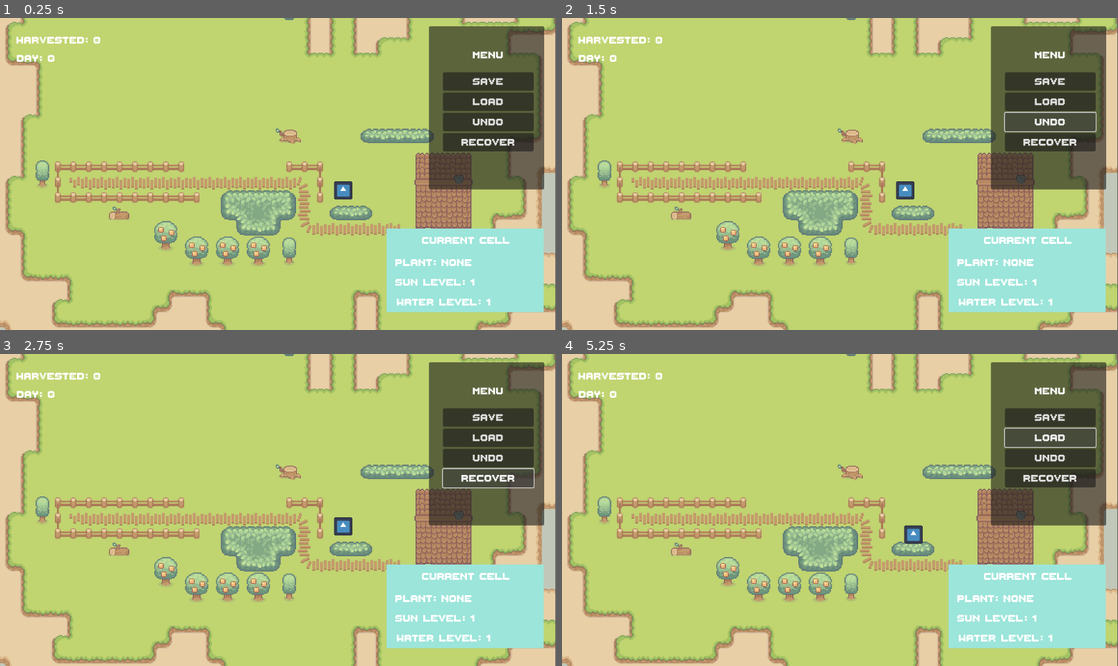
Above: before the commit, frames 1-4 (two rows, left to right).
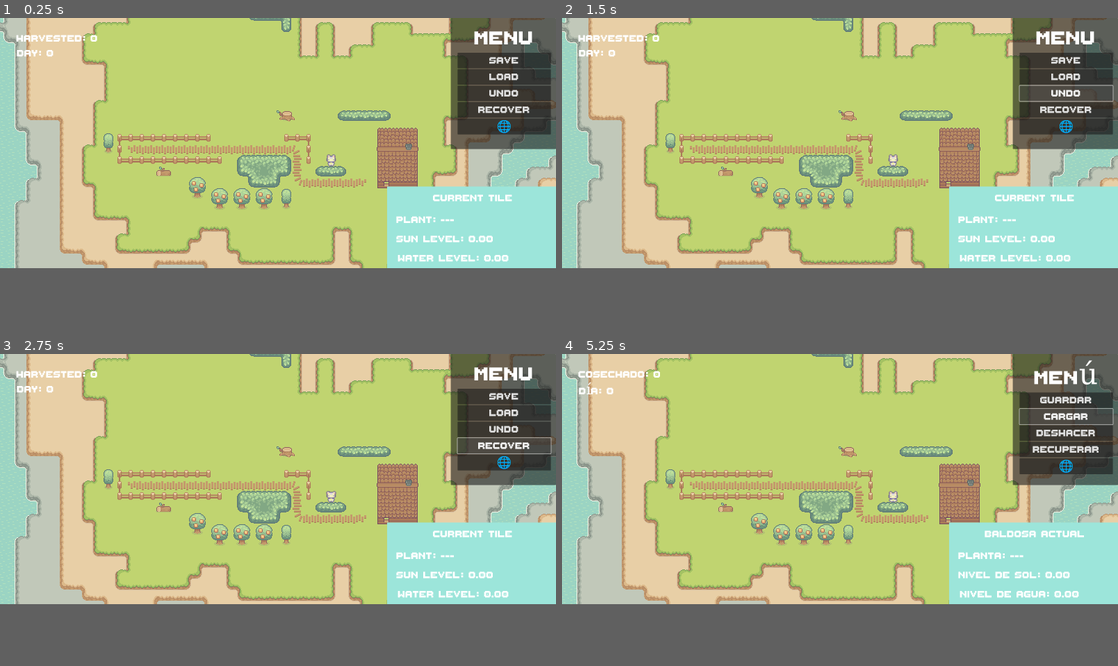
Above: after the commit, the same moments.

Repository: dathphan/cmpm-121-final
Game: Godot game, scene res://main.tscn
Same seed, same stepped clock (60 frames per second), same inputs: the game is played once before the commit and once after it. The engine's default icon, where the game draws it, is replaced by a stand-in: a white triangle on a blue panel in a dark square.
Inputs (mouse positions are in pixels of both pictures, inside the frame that each line leads up to):
- Up to frame 1 (0.25 s): no input
- Up to frame 2 (1.5 s): click "Save" (after the commit: "save") at 0.5 s; click "Undo" (after the commit: "undo") at 1.25 s
- Up to frame 3 (2.75 s): click "recover" at 2 s
- Up to frame 4 (5.25 s): click (1067, 488) at 2.75 s, where only the run after the commit has a clickable "🌐"; click "Save" (after the commit: "guardar") at 3.5 s; click "Undo" (after the commit: "deshacer") at 4.25 s; click "Load" (after the commit: "cargar") at 5 s
In our replay, the window is 799x449 before the commit and 800x360 after it. These sizes can differ from the game's own. Grey fills any space a smaller window leaves; there, only what the larger window draws over its background counts as a difference.

The runs differ from the first frame. In frame 1, 54% of the frame differs, in the area x 0-100%, y 0-100%; in frame 2, 54%; in frame 3, 54%; in frame 4, 54%.
Error in both runs: Invalid assignment of property or key 'map' with value of type 'Nil' on a base object of type 'RefCounted (Save)'. (res://Game)

Commit message:
Finished F3

Diff:
--- a/Game Managers/game_manager.gd
+++ b/Game Managers/game_manager.gd
@@ -14,6 +14,7 @@
 		instance.turn_updated.emit(value)
 var score: int = 0:
 	set(value):
+		score = value
 		score_updated.emit(value)
 
 # Signals for turn events
@@ -34,7 +35,7 @@
 
 	current_turn += 1
 	instance.new_turn.emit(current_turn)
-	print("Turn %d has started." % current_turn)
+	#print("Turn %d has started." % current_turn)
 
 	if current_turn == instance.number_of_turns:
 		instance.end_game()
@@ -46,7 +47,6 @@
 
 static func add_score(value: int) -> void:
 	instance.score += value
-	print(instance.score_updated.get_connections())
 	instance.score_updated.emit(instance.score)
 
 
--- a/Plants/cucumber.tres
+++ b/Plants/cucumber.tres
@@ -4,8 +4,8 @@
 
 [resource]
 script = ExtResource("1_8asac")
-plant_name = "Cucmber"
+plant_name = "CUCUMBER"
 min_water = 7.0
 min_sun = 1.2
-preferred_neighbor_plants = Array[String](["Parsnip", "Lettuce"])
+preferred_neighbor_plants = Array[String](["PARSNIP", "LETTUCE"])
 plant_sprites = Rect2i(0, 224, 64, 16)
--- a/Plants/lettuce.tres
+++ b/Plants/lettuce.tres
@@ -4,8 +4,8 @@
 
 [resource]
 script = ExtResource("1_2piwg")
-plant_name = "Lettuce"
+plant_name = "LETTUCE"
 min_water = 5.0
 min_sun = 1.5
-preferred_neighbor_plants = Array[String](["Parsnip"])
+preferred_neighbor_plants = Array[String](["PARSNIP"])
 plant_sprites = Rect2i(0, 112, 64, 16)
--- a/Plants/parsnip.tres
+++ b/Plants/parsnip.tres
@@ -4,8 +4,8 @@
 
 [resource]
 script = ExtResource("1_qbi2n")
-plant_name = "Parsnip"
+plant_name = "PARSNIP"
 min_water = 1.0
 min_sun = 1.0
-preferred_neighbor_plants = Array[String](["Parsnip", "Lettuce", "Wheat", "Cucumber"])
+preferred_neighbor_plants = Array[String](["PARSNIP", "LETTUCE", "WHEAT", "CUCUMBER"])
 plant_sprites = Rect2i(0, 160, 64, 16)
--- a/Plants/plant.gd
+++ b/Plants/plant.gd
@@ -38,7 +38,7 @@
 func check_growth_conditions() -> void:
 	var water: float = cell.get_water()
 	var sun: float = cell.get_sun()
-	print(water, sun)
+	#print(water, sun)
 	if water >= plant_data.min_water and sun >= plant_data.min_sun and check_valid_neighbors():
 		grow()
 
--- a/Plants/wheat.tres
+++ b/Plants/wheat.tres
@@ -4,8 +4,8 @@
 
 [resource]
 script = ExtResource("1_c0rms")
-plant_name = "Wheat"
+plant_name = "WHEAT"
 min_water = 3.0
 min_sun = 1.6
-preferred_neighbor_plants = Array[String](["Wheat", "Parsnip"])
+preferred_neighbor_plants = Array[String](["WHEAT", "PARSNIP"])
 plant_sprites = Rect2i(0, 128, 64, 16)
--- a/Player/Player.tscn
+++ b/Player/Player.tscn
@@ -1,18 +1,71 @@
-[gd_scene load_steps=6 format=3 uid="uid://cyk4wpq5t181c"]
+[gd_scene load_steps=14 format=3 uid="uid://cyk4wpq5t181c"]
 
 [ext_resource type="Script" path="res://Player/player_movement.gd" id="1_nu24r"]
-[ext_resource type="Texture2D" uid="uid://di37j3b4vmaeg" path="res://icon.svg" id="2_ckmso"]
+[ext_resource type="Texture2D" uid="uid://dbul18h1421wj" path="res://Player/Premium Charakter Spritesheet.png" id="3_l2ibo"]
 [ext_resource type="Script" path="res://Player/player_actions.gd" id="3_yam5s"]
+
+[sub_resource type="AtlasTexture" id="AtlasTexture_mdqeg"]
+atlas = ExtResource("3_l2ibo")
+region = Rect2(0, 0, 48, 48)
+
+[sub_resource type="AtlasTexture" id="AtlasTexture_xoyy3"]
+atlas = ExtResource("3_l2ibo")
+region = Rect2(48, 0, 48, 48)
+
+[sub_resource type="AtlasTexture" id="AtlasTexture_6phde"]
+atlas = ExtResource("3_l2ibo")
+region = Rect2(96, 0, 48, 48)
+
+[sub_resource type="AtlasTexture" id="AtlasTexture_m6jnj"]
+atlas = ExtResource("3_l2ibo")
+region = Rect2(144, 0, 48, 48)
+
+[sub_resource type="AtlasTexture" id="AtlasTexture_a3yvu"]
+atlas = ExtResource("3_l2ibo")
+region = Rect2(192, 0, 48, 48)
+
+[sub_resource type="AtlasTexture" id="AtlasTexture_a2pbr"]
+atlas = ExtResource("3_l2ibo")
+region = Rect2(240, 0, 48, 48)
+
+[sub_resource type="AtlasTexture" id="AtlasTexture_opaf2"]
+atlas = ExtResource("3_l2ibo")
+region = Rect2(288, 0, 48, 48)
+
+[sub_resource type="AtlasTexture" id="AtlasTexture_wrw2u"]
+atlas = ExtResource("3_l2ibo")
+region = Rect2(336, 0, 48, 48)
 
 [sub_resource type="SpriteFrames" id="SpriteFrames_hyg6x"]
 animations = [{
 "frames": [{
 "duration": 1.0,
-"texture": ExtResource("2_ckmso")
+"texture": SubResource("AtlasTexture_mdqeg")
+}, {
+"duration": 1.0,
+"texture": SubResource("AtlasTexture_xoyy3")
+}, {
+"duration": 1.0,
+"texture": SubResource("AtlasTexture_6phde")
+}, {
+"duration": 1.0,
+"texture": SubResource("AtlasTexture_m6jnj")
+}, {
+"duration": 1.0,
+"texture": SubResource("AtlasTexture_a3yvu")
+}, {
+"duration": 1.0,
+"texture": SubResource("AtlasTexture_a2pbr")
+}, {
+"duration": 1.0,
+"texture": SubResource("AtlasTexture_opaf2")
+}, {
+"duration": 1.0,
+"texture": SubResource("AtlasTexture_wrw2u")
 }],
 "loop": true,
 "name": &"default",
-"speed": 5.0
+"speed": 12.0
 }]
 
 [sub_resource type="RectangleShape2D" id="RectangleShape2D_fg1w3"]
@@ -24,8 +77,10 @@
 script = ExtResource("3_yam5s")
 
 [node name="AnimatedSprite2D" type="AnimatedSprite2D" parent="."]
-scale = Vector2(0.15, 0.15)
+texture_filter = 1
 sprite_frames = SubResource("SpriteFrames_hyg6x")
+autoplay = "default"
+frame_progress = 0.677407
 
 [node name="CollisionShape2D" type="CollisionShape2D" parent="."]
 shape = SubResource("RectangleShape2D_fg1w3")
--- a/Player/player_actions.gd
+++ b/Player/player_actions.gd
@@ -29,6 +29,16 @@
 		sow_at_current_cell()
 
 
+func decide_action():
+	update_vars()
+
+	var cell = map.get_cell_from_coord(_target_cell)
+	if (cell.get_plant() == null):
+		plant_at_current_cell()
+	else:
+		sow_at_current_cell()
+
+
 func plant_at_current_cell():
 	update_vars()
 	if map.create_random_plant(_target_cell):
--- a/Player/player_movement.gd
+++ b/Player/player_movement.gd
@@ -2,6 +2,10 @@
 
 # Object References
 @export var map: Map
+@export var up_button: Button
+@export var down_button: Button
+@export var left_button: Button
+@export var right_button: Button
 
 # Parameters
 @export var max_speed: float = 64.0
@@ -39,7 +43,19 @@
 	update_move()
 
 func set_input_direction():
-	_input_dir = Vector2(Input.get_axis("ui_left", "ui_right"), Input.get_axis("ui_up", "ui_down")).normalized()
+	var x_axis: float = Input.get_axis("ui_left", "ui_right")
+	var y_axis: float = Input.get_axis("ui_up", "ui_down")
+
+	if up_button.get_draw_mode() == 1:
+		y_axis -= 1
+	if down_button.get_draw_mode() == 1:
+		y_axis += 1
+	if left_button.get_draw_mode() == 1:
+		x_axis -= 1
+	if right_button.get_draw_mode() == 1:
+		x_axis += 1
+
+	_input_dir = Vector2(x_axis, y_axis).normalized()
 
 func update_move():
 	if not game_active:
--- a/UI/ui_manager.gd
+++ b/UI/ui_manager.gd
@@ -29,18 +29,23 @@
 var current_sun: float
 var current_water: float
 
+const LANGUAGES = ["en", "es", "fr", "ar"]
+var index = 0
+
 func _ready():
 	if instance == null:
 		instance = self
 
+	update_locale()
+
 # Call this to update the score UI
 func update_score(new_score: int) -> void:
 	harvested = new_score
-	harvested_text.text = "Harvested: %d" % harvested
+	harvested_text.text = tr("HARVESTED") + ": %d" % harvested
 
 func update_day(day: int) -> void:
 	current_day = day
-	day_display.text = "Day: %d" % current_day
+	day_display.text = tr("DAY") + ": %d" % current_day
 
 func update_current_cell(cell: Cell) -> void:
 	update_sun(cell.get_sun())
@@ -49,28 +54,39 @@
 
 func update_current_plant(plant: Plant) -> void:
 	if plant == null:
-		current_plant = "none"
+		current_plant = "---"
 	else:
-		current_plant = plant.get_name()
-	current_cell_plant.text = "Plant: %s" % current_plant
+		current_plant = tr(plant.plant_data.plant_name)
+	current_cell_plant.text = tr("PLANT") + ": %s" % current_plant
 
 func update_sun(sun_lvl: float) -> void:
 	current_sun = round(sun_lvl * 100) / 100.0
-	current_cell_sun.text = "Sun: LVL %.2f" % current_sun
+	current_cell_sun.text = tr("SUN LEVEL") + ": %.2f" % current_sun
 
 func update_water(water_lvl: float) -> void:
 	current_water = round(water_lvl * 100) / 100.0
-	current_cell_water.text = "Water: LVL %.2f" % current_water
+	current_cell_water.text = tr("WATER LEVEL") + ": %.2f" % current_water
 
 func enable_game_over_ui(score: int) -> void:
-	print("FICL")
 	current_cell.hide()
 	game_over_panel.show()
-	score_display.text = "You harvested %d crops!" % score
+	score_display.text = "HARVESTED: %d" % score
 	if score > WIN_CONDITION:
-		score_display.text = "A Great Harvest!! You Won !!!"
+		results_display.text = tr("WIN")
 	else:
-		results_display.text = "A Poor Harvest. You lost !!!"
+		results_display.text = tr("LOSE")
+
+
+func cycle_language() -> void:
+	index = (index + 1) % 4
+	TranslationServer.set_locale(LANGUAGES[index])
+	update_locale()
+
+
+func update_locale() -> void:
+	update_score(GameManager.get_score())
+	update_day(GameManager.instance.current_turn)
+	update_current_cell(GameManager.instance.map.get_cell_from_coord(Player.instance._target_cell))
 
 
 func _process(delta: float) -> void:
--- a/UI/ui_manager.tscn
+++ b/UI/ui_manager.tscn
@@ -24,8 +24,8 @@
 current_cell_sun = NodePath("Cell Data/SunLVL")
 current_cell_water = NodePath("Cell Data/WaterLVL")
 game_over_panel = NodePath("Game Over")
-score_display = NodePath("Game Over/Score")
-results_display = NodePath("Game Over/Results")
+score_display = NodePath("Game Over/VBoxContainer/Score")
+results_display = NodePath("Game Over/VBoxContainer/Results")
 save_load_panel = NodePath("Save Load Menu")
 metadata/_edit_use_anchors_ = true
 
@@ -86,7 +86,7 @@
 grow_horizontal = 2
 grow_vertical = 2
 theme = ExtResource("2_wix26")
-text = "Current Cell"
+text = "CURRENT_CELL"
 horizontal_alignment = 1
 metadata/_edit_use_anchors_ = true
 
@@ -95,12 +95,12 @@
 anchors_preset = -1
 anchor_left = 0.0552147
 anchor_top = 0.321839
-anchor_right = 0.773006
+anchor_right = 0.972393
 anchor_bottom = 0.586207
 grow_horizontal = 2
 grow_vertical = 2
 theme = ExtResource("2_wix26")
-text = "Plant: None"
+text = "PLANT"
 metadata/_edit_use_anchors_ = true
 
 [node name="SunLVL" type="Label" parent="Cell Data"]
@@ -108,12 +108,12 @@
 anchors_preset = -1
 anchor_left = 0.0552147
 anchor_top = 0.557471
-anchor_right = 0.773006
+anchor_right = 0.963191
 anchor_bottom = 0.821839
 grow_horizontal = 2
 grow_vertical = 2
 theme = ExtResource("2_wix26")
-text = "Sun Level: 1"
+text = "SUN LEVEL: 1"
 metadata/_edit_use_anchors_ = true
 
 [node name="WaterLVL" type="Label" parent="Cell Data"]
@@ -121,66 +121,57 @@
 anchors_preset = -1
 anchor_left = 0.0644172
 anchor_top = 0.793103
-anchor_right = 0.782209
+anchor_right = 1.02454
 anchor_bottom = 1.05747
 grow_horizontal = 2
 grow_vertical = 2
 theme = ExtResource("2_wix26")
-text = "Water Level: 1"
+text = "WATER LEVEL: 1"
 metadata/_edit_use_anchors_ = true
 
 [node name="Game Over" type="Panel" parent="."]
 visible = false
 layout_mode = 1
 anchors_preset = -1
-anchor_left = 0.376736
-anchor_top = 0.348765
-anchor_right = 0.659722
-anchor_bottom = 0.617284
+anchor_left = 0.309028
+anchor_top = 0.319444
+anchor_right = 0.677951
+anchor_bottom = 0.669753
 grow_horizontal = 2
 grow_vertical = 2
 theme = ExtResource("2_wix26")
 theme_override_styles/panel = SubResource("StyleBoxFlat_wskkb")
 metadata/_edit_use_anchors_ = true
 
-[node name="Title" type="Label" parent="Game Over"]
-layout_mode = 1
-anchors_preset = -1
-anchor_left = 0.0552147
-anchor_top = 0.0574715
-anchor_right = 0.96319
-anchor_bottom = 0.321839
-grow_horizontal = 2
-grow_vertical = 2
+[node name="VBoxContainer" type="VBoxContainer" parent="Game Over"]
+layout_mode = 1
+anchors_preset = 15
+anchor_right = 1.0
+anchor_bottom = 1.0
+grow_horizontal = 2
+grow_vertical = 2
+
+[node name="Title" type="Label" parent="Game Over/VBoxContainer"]
+custom_minimum_size = Vector2(0, 72.915)
+layout_mode = 2
 theme = ExtResource("2_wix26")
 text = "Results"
 horizontal_alignment = 1
-metadata/_edit_use_anchors_ = true
-
-[node name="Score" type="Label" parent="Game Over"]
-layout_mode = 1
-anchors_preset = -1
-anchor_left = 0.0460123
-anchor_top = 0.275862
-anchor_right = 0.763804
-anchor_bottom = 0.54023
-grow_horizontal = 2
-grow_vertical = 2
-theme = ExtResource("2_wix26")
-text = "Sun Level: 1"
-metadata/_edit_use_anchors_ = true
-
-[node name="Results" type="Label" parent="Game Over"]
-layout_mode = 1
-anchors_preset = -1
-anchor_left = 0.0552147
-anchor_top = 0.511494
-anchor_right = 0.773006
-anchor_bottom = 0.775862
-grow_horizontal = 2
-grow_vertical = 2
-theme = ExtResource("2_wix26")
-text = "Water Level: 1"
+vertical_alignment = 1
+metadata/_edit_use_anchors_ = true
+
+[node name="Score" type="Label" parent="Game Over/VBoxContainer"]
+layout_mode = 2
+theme = ExtResource("2_wix26")
+text = "SCORE"
+horizontal_alignment = 1
+metadata/_edit_use_anchors_ = true
+
+[node name="Results" type="Label" parent="Game Over/VBoxContainer"]
+layout_mode = 2
+theme = ExtResource("2_wix26")
+text = "Results"
+horizontal_alignment = 1
 metadata/_edit_use_anchors_ = true
 
 [node name="Save Load Menu" type="Panel" parent="."]
@@ -221,20 +212,115 @@
 [node name="Save" type="Button" parent="Save Load Menu/VBoxContainer"]
 layout_mode = 2
 theme = ExtResource("2_wix26")
-text = "Save"
+text = "SAVE"
 
 [node name="Load" type="Button" parent="Save Load Menu/VBoxContainer"]
 layout_mode = 2
 theme = ExtResource("2_wix26")
-text = "Load
-"
+text = "LOAD"
 
 [node name="Undo" type="Button" parent="Save Load Menu/VBoxContainer"]
 layout_mode = 2
 theme = ExtResource("2_wix26")
-text = "Undo"
+text = "UNDO"
 
 [node name="Recover" type="Button" parent="Save Load Menu/VBoxContainer"]
 layout_mode = 2
 theme = ExtResource("2_wix26")
-text = "recover"
+text = "RECOVER"
+
+[node name="Langauge" type="Button" parent="Save Load Menu/VBoxContainer"]
+layout_mode = 2
+theme = ExtResource("2_wix26")
+text = "🌐"
+
+[node name="Controls" type="Control" parent="."]
+modulate = Color(1, 1, 1, 0.498039)
+layout_mode = 1
+anchor_left = 0.0121528
+anchor_top = 0.371914
+anchor_right = 0.354167
+anchor_bottom = 0.978395
+grow_horizontal = 2
+grow_vertical = 2
+metadata/_edit_use_anchors_ = true
+
+[node name="Up" type="Button" parent="Controls"]
+custom_minimum_size = Vector2(128, 128)
+layout_mode = 1
+anchors_preset = 5
+anchor_left = 0.5
+anchor_right = 0.5
+offset_left = -4.0
+offset_right = 4.0
+offset_bottom = 8.0
+grow_horizontal = 2
+theme = ExtResource("2_wix26")
+theme_override_font_sizes/font_size = 64
+text = "🡅"
+
+[node name="Down" type="Button" parent="Controls"]
+custom_minimum_size = Vector2(128, 128)
+layout_mode = 1
+anchors_preset = 7
+anchor_left = 0.5
+anchor_top = 1.0
+anchor_right = 0.5
+anchor_bottom = 1.0
+offset_left = -64.0
+offset_top = -128.0
+offset_right = 64.0
+grow_horizontal = 2
+grow_vertical = 0
+theme = ExtResource("2_wix26")
+theme_override_font_sizes/font_size = 64
+text = "🡇"
+
+[node name="Left" type="Button" parent="Controls"]
+custom_minimum_size = Vector2(128, 128)
+layout_mode = 1
+anchors_preset = 4
+anchor_top = 0.5
+anchor_bottom = 0.5
+offset_top = -64.0
+offset_right = 128.0
+offset_bottom = 64.0
+grow_vertical = 2
+theme = ExtResource("2_wix26")
+theme_override_font_sizes/font_size = 64
+text = "🡄"
+
+[node name="Right" type="Button" parent="Controls"]
+custom_minimum_size = Vector2(128, 128)
+layout_mode = 1
+anchors_preset = 6
+anchor_left = 1.0
+anchor_top = 0.5
+anchor_right = 1.0
+anchor_bottom = 0.5
+offset_left = -128.0
+offset_top = -64.0
+offset_bottom = 64.0
+grow_horizontal = 0
+grow_vertical = 2
+theme = ExtResource("2_wix26")
+theme_override_font_sizes/font_size = 64
+text = "🡆"
+
+[node name="Action" type="Button" parent="Controls"]
+custom_minimum_size = Vector2(128, 128)
+layout_mode = 1
+anchors_preset = 8
+anchor_left = 0.5
+anchor_top = 0.5
+anchor_right = 0.5
+anchor_bottom = 0.5
+offset_left = -64.0
+offset_top = -64.0
+offset_right = 64.0
+offset_bottom = 64.0
+grow_horizontal = 2
+grow_vertical = 2
+theme = ExtResource("2_wix26")
+theme_override_font_sizes/font_size = 64
+text = "🌱"
--- a/UI/ui_theme.tres
+++ b/UI/ui_theme.tres
@@ -3,7 +3,7 @@
 [ext_resource type="FontFile" uid="uid://fu5ei8g1fdek" path="res://UI/ThaleahFat_TTF.ttf" id="1_0kbrl"]
 
 [resource]
-Button/font_sizes/font_size = 32
+Button/font_sizes/font_size = 64
 Button/fonts/font = ExtResource("1_0kbrl")
-Label/font_sizes/font_size = 32
+Label/font_sizes/font_size = 64
 Label/fonts/font = ExtResource("1_0kbrl")
--- a/World/map.gd
+++ b/World/map.gd
@@ -43,7 +43,7 @@
 
 func update_plants() -> void:
 	for plant in plants:
-		print(plant)
+		#print(plant)
 		plant.check_growth_conditions()
 
 
@@ -199,6 +199,7 @@
 	new_plant.position = cell_coord_to_pos(cell.coord)
 	plant_container.add_child(new_plant)
 	new_plant.initialize(cell, self, plant_data)
+	new_plant.current_stage = stage
 	add_plant(new_plant)
 	cell.set_plant(new_plant)
 	plant_status_changed.emit(cell)
--- /dev/null
+++ b/cmpm-121-f3-translations.csv
@@ -0,0 +1,21 @@
+,en,es,fr,ar
+HARVESTED,harvested,cosechado,récolté,تم الحصاد
+DAY,day,día,jour,يوم
+MENU,menu,menú,menu,قائمة
+SAVE,save,guardar,sauvegarder,حفظ
+LOAD,load,cargar,charger,تحميل
+UNDO,undo,deshacer,annuler,تراجع
+RECOVER,recover,recuperar,récupérer,استعادة
+,,,
+CURRENT_CELL,current tile,baldosa actual,tuile actuelle,البلاطة الحالية
+PLANT,plant,planta,plante,نبات
+SUN LEVEL,sun level,nivel de sol,niveau de soleil,مستوى الشمس
+WATER LEVEL,water level,nivel de agua,niveau d'eau,مستوى الماء
+,,,
+CUCUMBER,cucumber,pepino,concombre,خيار
+LETTUCE,lettuce,lechuga,laitue,خس
+PARSNIP,parsnip,chirivía,panais,جزر أبيض
+WHEAT,wheat,trigo,blé,قمح
+,,,
+WIN,A Great Harvest!! You Won !!!,¡¡Una gran cosecha!! ¡¡Ganaste!!!,Une grande récolte !! Vous avez gagné !!!,حصاد رائع!! لقد فزت!!!
+LOSE,A Poor Harvest. You lost !!!,Una cosecha pobre. ¡¡Perdiste!!!,Une mauvaise récolte. Vous avez perdu !!!,حصاد ضعيف. لقد خسرت!!!
--- a/main.tscn
+++ b/main.tscn
@@ -24,6 +24,7 @@
 [ext_resource type="Resource" uid="uid://bciv1suo51f81" path="res://Plants/cucumber.tres" id="17_0yynl"]
 [ext_resource type="Script" path="res://Plants/plant_data.gd" id="17_075eu"]
 [ext_resource type="PackedScene" uid="uid://4gore8wryplv" path="res://UI/ui_manager.tscn" id="17_ee42f"]
+[ext_resource type="Script" path="res://rtl_dpad.gd" id="25_edt3f"]
 
 [sub_resource type="TileSetAtlasSource" id="TileSetAtlasSource_0kpje"]
 texture = ExtResource("14_6mms6")
@@ -127,6 +128,18 @@
 terrain_set_0/terrain_0/color = Color(0.5, 0.34375, 0.25, 1)
 sources/0 = SubResource("TileSetAtlasSource_0kpje")
 
+[sub_resource type="FontFile" id="FontFile_g3num"]
+cache/0/128/0/ascent = 0.0
+cache/0/128/0/descent = 0.0
+cache/0/128/0/underline_position = 0.0
+cache/0/128/0/underline_thickness = 0.0
+cache/0/128/0/scale = 1.0
+cache/0/16/0/ascent = 0.0
+cache/0/16/0/descent = 0.0
+cache/0/16/0/underline_position = 0.0
+cache/0/16/0/underline_thickness = 0.0
+cache/0/16/0/scale = 1.0
+
 [node name="Main" type="Node2D"]
 texture_filter = 1
 
@@ -214,19 +227,90 @@
 
 [node name="Plants" type="Node2D" parent="."]
 
-[node name="Player" parent="." node_paths=PackedStringArray("map") instance=ExtResource("2_bhyx8")]
+[node name="Player" parent="." node_paths=PackedStringArray("map", "up_button", "down_button", "left_button", "right_button") instance=ExtResource("2_bhyx8")]
 unique_name_in_owner = true
-position = Vector2(576, 320)
+position = Vector2(584.5, 328.5)
 map = NodePath("../Map")
+up_button = NodePath("../CanvasLayer/UI Manager/Controls/Up")
+down_button = NodePath("../CanvasLayer/UI Manager/Controls/Down")
+left_button = NodePath("../CanvasLayer/UI Manager/Controls/Left")
+right_button = NodePath("../CanvasLayer/UI Manager/Controls/Right")
 metadata/_edit_group_ = true
 
 [node name="Camera2D" type="Camera2D" parent="."]
 position = Vector2(508, 303)
-zoom = Vector2(2, 2)
+zoom = Vector2(3, 3)
 
 [node name="CanvasLayer" type="CanvasLayer" parent="."]
 
 [node name="UI Manager" parent="CanvasLayer" instance=ExtResource("17_ee42f")]
+
+[node name="Plant Score" parent="CanvasLayer/UI Manager" index="0"]
+grow_horizontal = 1
+grow_vertical = 1
+
+[node name="Cell Data" parent="CanvasLayer/UI Manager" index="2"]
+anchor_left = 0.69625
+anchor_top = 0.674074
+anchor_right = 1.0
+anchor_bottom = 1.00093
+
+[node name="Save Load Menu" parent="CanvasLayer/UI Manager" index="4"]
+anchors_preset = 1
+anchor_left = 1.0
+anchor_bottom = 0.0
+offset_left = -454.0
+offset_top = 0.0
+offset_right = 0.0
+offset_bottom = 566.0
+grow_horizontal = 0
+grow_vertical = 1
+
+[node name="Label" parent="CanvasLayer/UI Manager/Save Load Menu/VBoxContainer" index="0"]
+theme_override_font_sizes/font_size = 128
+
+[node name="Controls" parent="CanvasLayer/UI Manager" index="5"]
+visible = false
+modulate = Color(1, 1, 1, 0.701961)
+anchor_left = 0.0120833
+anchor_top = 0.978704
+anchor_right = 0.0120833
+anchor_bottom = 0.978704
+offset_top = -779.0
+offset_right = 781.0
+grow_horizontal = 1
+grow_vertical = 0
+script = ExtResource("25_edt3f")
+
+[node name="Up" parent="CanvasLayer/UI Manager/Controls" index="0"]
+custom_minimum_size = Vector2(256, 256)
+theme_override_fonts/font = SubResource("FontFile_g3num")
+theme_override_font_sizes/font_size = 128
+text = "🔼"
+
+[node name="Down" parent="CanvasLayer/UI Manager/Controls" index="1"]
+custom_minimum_size = Vector2(256, 256)
+theme_override_fonts/font = SubResource("FontFile_g3num")
+theme_override_font_sizes/font_size = 128
+text = "🔽"
+
+[node name="Left" parent="CanvasLayer/UI Manager/Controls" index="2"]
+auto_translate_mode = 2
+custom_minimum_size = Vector2(256, 256)
+theme_override_fonts/font = SubResource("FontFile_g3num")
+theme_override_font_sizes/font_size = 128
+text = "◀️"
+
+[node name="Right" parent="CanvasLayer/UI Manager/Controls" index="3"]
+custom_minimum_size = Vector2(256, 256)
+theme_override_fonts/font = SubResource("FontFile_g3num")
+theme_override_font_sizes/font_size = 128
+text = "▶️"
+
+[node name="Action" parent="CanvasLayer/UI Manager/Controls" index="4"]
+custom_minimum_size = Vector2(256, 256)
+theme_override_fonts/font = SubResource("FontFile_g3num")
+theme_override_font_sizes/font_size = 128
 
 [connection signal="game_ended" from="GameManager" to="CanvasLayer/UI Manager" method="enable_game_over_ui"]
 [connection signal="new_turn" from="GameManager" to="GameManager/SaveLoadSystem" method="autosave"]
@@ -239,6 +323,8 @@
 [connection signal="pressed" from="CanvasLayer/UI Manager/Save Load Menu/VBoxContainer/Load" to="GameManager/SaveLoadSystem" method="load_manual_save"]
 [connection signal="pressed" from="CanvasLayer/UI Manager/Save Load Menu/VBoxContainer/Undo" to="GameManager/SaveLoadSystem" method="load_prev_autosave"]
 [connection signal="pressed" from="CanvasLayer/UI Manager/Save Load Menu/VBoxContainer/Recover" to="GameManager/SaveLoadSystem" method="load_recover_save"]
+[connection signal="pressed" from="CanvasLayer/UI Manager/Save Load Menu/VBoxContainer/Langauge" to="CanvasLayer/UI Manager" method="cycle_language"]
+[connection signal="pressed" from="CanvasLayer/UI Manager/Controls/Action" to="Player/Actions" method="decide_action"]
 
 [editable path="Player"]
 [editable path="CanvasLayer/UI Manager"]
--- a/project.godot
+++ b/project.godot
@@ -14,6 +14,11 @@
 run/main_scene="res://main.tscn"
 config/features=PackedStringArray("4.3", "GL Compatibility")
 config/icon="res://icon.svg"
+
+[display]
+
+window/size/viewport_width=2400
+window/size/viewport_height=1080
 
 [editor_plugins]
 
@@ -32,10 +37,15 @@
 ]
 }
 
+[internationalization]
+
+locale/translations=PackedStringArray("res://cmpm-121-f3-translations.en.translation", "res://cmpm-121-f3-translations.es.translation", "res://cmpm-121-f3-translations.fr.translation", "res://cmpm-121-f3-translations.ar.translation")
+
 [rendering]
 
 renderer/rendering_method="gl_compatibility"
 renderer/rendering_method.mobile="gl_compatibility"
+textures/vram_compression/import_etc2_astc=true
 
 [sprout_lands_premium_tilesets]
 
--- /dev/null
+++ b/rtl_dpad.gd
@@ -0,0 +1,26 @@
+extends Control
+
+@onready var left: Button = $"Left"
+@onready var right: Button = $"Right"
+
+var is_arabic: bool
+
+# Called when the node enters the scene tree for the first time.
+func _ready() -> void:
+	pass # Replace with function body.
+
+
+# Called every frame. 'delta' is the elapsed time since the previous frame.
+func _process(delta: float) -> void:
+	if (TranslationServer.get_locale() == "ar") != is_arabic:
+		is_arabic = !is_arabic
+		swap_sides()
+
+
+func swap_sides() -> void:
+	var align := left.alignment
+	var pos := left.position
+	left.alignment = right.alignment
+	right.alignment = align
+	left.position = right.position
+	right.position = pos
Binary file added: cmpm-121-f3-translations.ar.translation
Not shown, added: cmpm-121-f3-translations.csv.import
Binary file added: cmpm-121-f3-translations.en.translation
Binary file added: cmpm-121-f3-translations.es.translation
Binary file added: cmpm-121-f3-translations.fr.translation
Not shown, added: export_presets.cfg
Not shown: 1 places in main.tscn that only renumber resources
Not shown, added: CMPM 121 Final.apk
Not shown, added: CMPM 121 Final.apk.idsig
Not shown, added: UI/ui_4613.tmp
